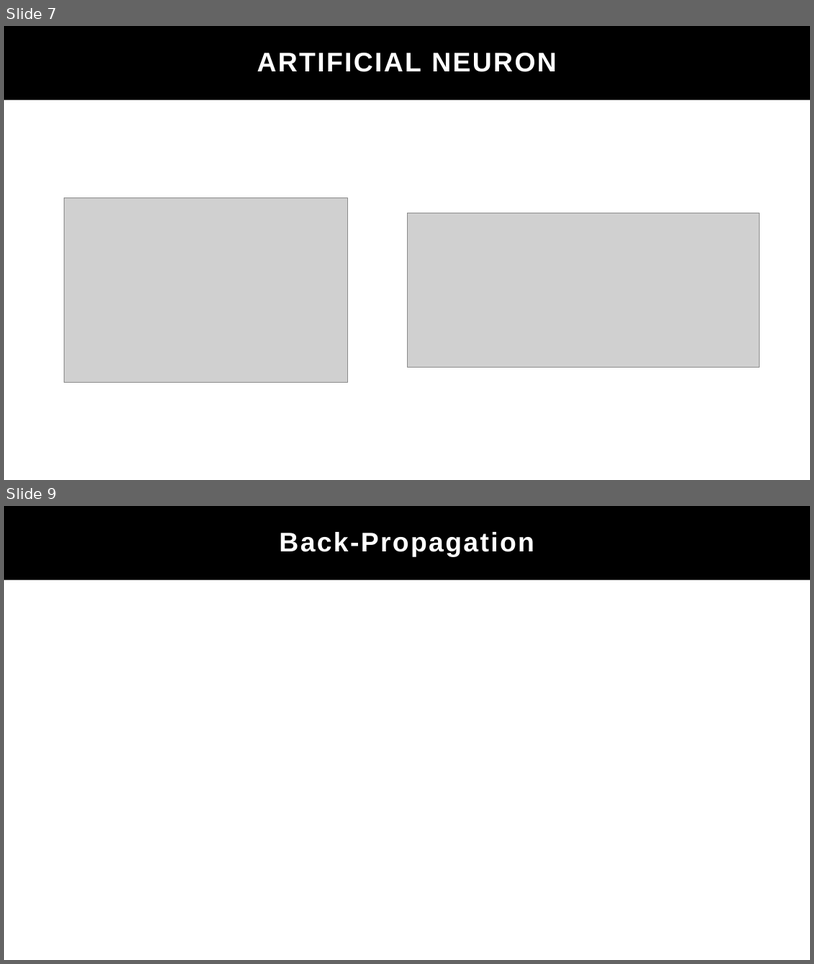
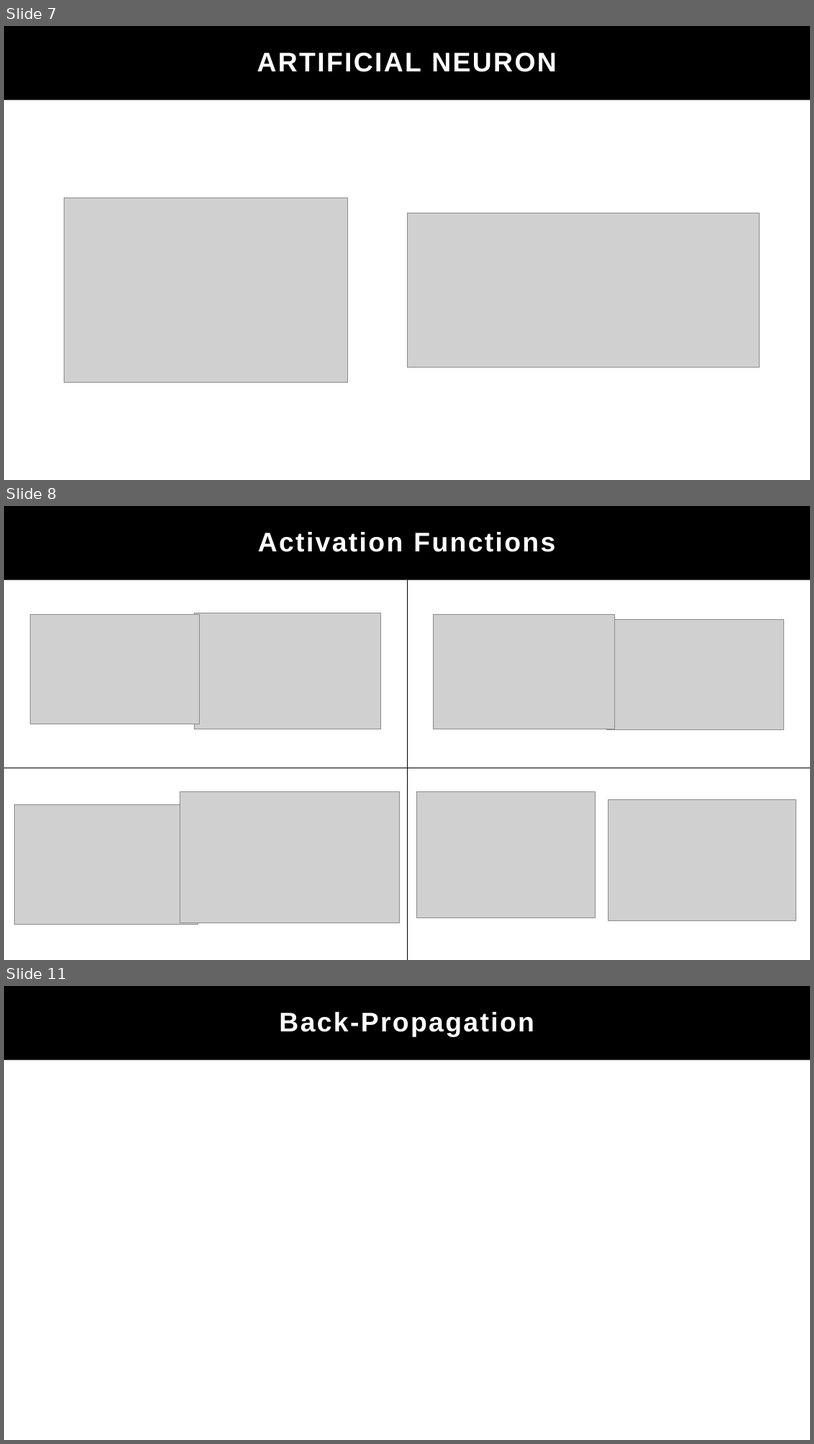
Before and after one commit to parangeomkar/stm32, a slide deck: ppt.pptx. Shown one above the other, each under a label of ours: slides 7 and 9 before the commit, slides 7, 8 and 11 after it; the slides between them are not shown. The pictures are 814x964 and 814x1444 pixels, drawn with LibreOffice and Linux fonts; fonts in the diff are those of the drawing; grey boxes stand for pictures. Boxes give left, top, right and bottom in pixels: in the first picture for what was removed or moved away, otherwise in the second. Text is boxed around its words. In the diff, an @@ line names an element or a change of style, - is before the commit and + after.

```diff
--- a/ppt.pptx
+++ b/ppt.pptx
@@ slide 8 added at [4,506,810,960], background #FFFFFF @@
@@ rectangle added at [4,506,312,960], fill #0D0D0D @@
@@ rectangle added at [4,506,407,960], fill #FFFFFF @@
@@ rectangle added at [4,506,810,580], fill #000000 @@
@@ text added at [258,532,556,552], 32 pt, text #FFFFFF, bold @@
+Activation Functions
@@ line added from (407, 580) to (407, 960), #000000 0.5 pt @@
@@ picture added at [195,613,381,728] @@
@@ picture added at [31,615,200,723] @@
@@ picture added at [434,614,615,728] @@
@@ picture added at [607,620,784,730] @@
@@ line added from (810, 767) to (4, 767), #000000 0.5 pt @@
@@ picture added at [14,805,198,924] @@
@@ picture added at [180,792,399,923] @@
@@ picture added at [417,792,596,917] @@
@@ picture added at [609,800,797,921] @@
@@ what was slide 9 is now slide 11 @@
```
Also in this commit, not shown: 4 slides changed, 4 other slides added.
